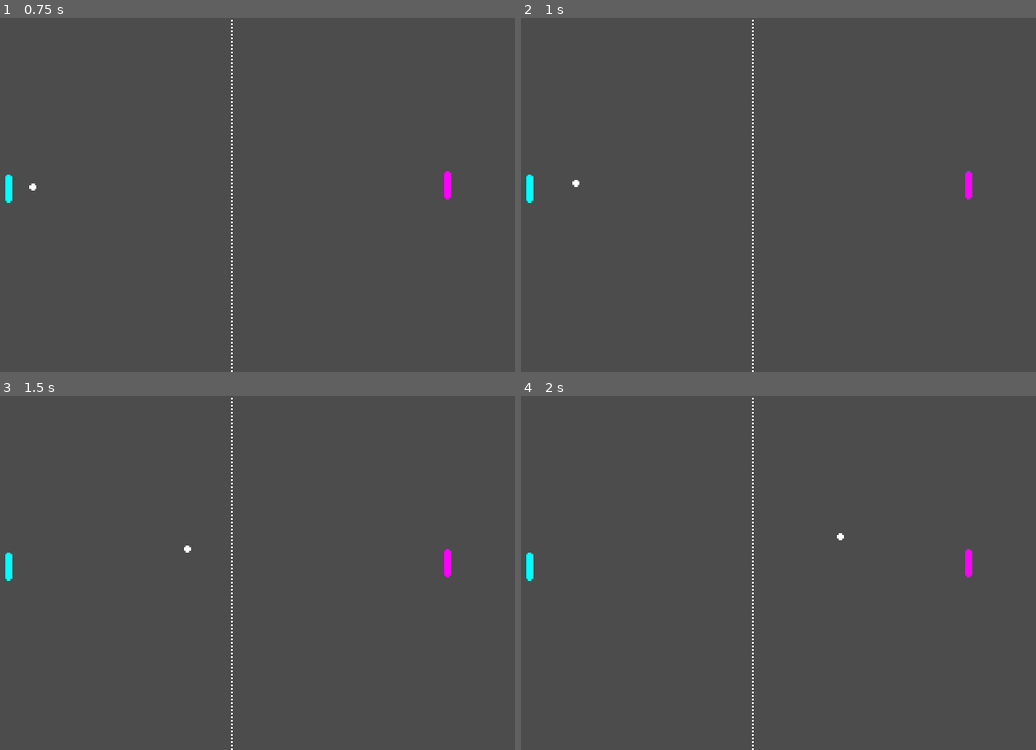
Above: before the commit, frames 1-4 (two rows, left to right).
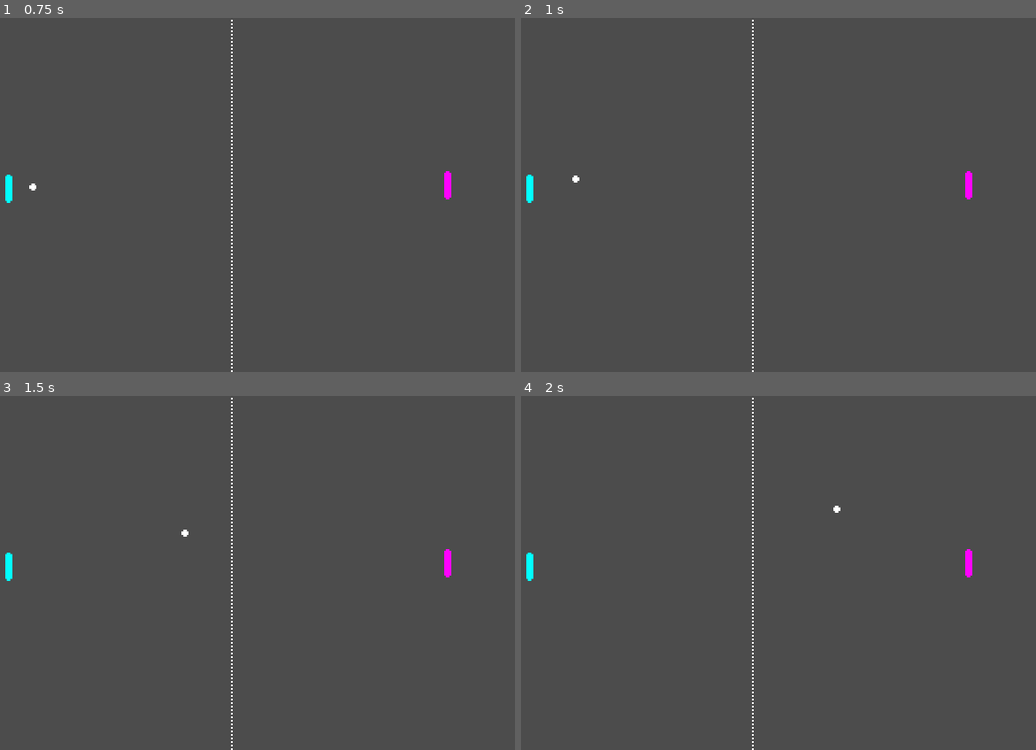
Above: after the commit, the same moments.

Repository: bryal/godot-pong
Game: Godot game, scene res://pong.tscn
Same seed, same stepped clock (60 frames per second), same inputs: the game is played once before the commit and once after it.
Inputs:
- Up to frame 1 (0.75 s): tap Enter at 0.5 s
- Up to frame 2 (1 s): no input
- Up to frame 3 (1.5 s): no input
- Up to frame 4 (2 s): no input

Frame 1 is identical in both runs. In frame 2, less than 0.1% of the frame differs, in the area x 9-12%, y 44-48%; in frame 3, less than 0.1%, in the area x 35-38%, y 37-45%; in frame 4, less than 0.1%.

Commit message:
Sharper angles on paddle bounce

Diff:
--- a/ball.gd
+++ b/ball.gd
@@ -19,7 +19,8 @@
     var dist_from_mid = position.y - area.position.y
     var paddle_height = area.get_node("collision").shape.extents.y
     var rel_dist_from_mid = dist_from_mid / paddle_height
-    direction = Vector2((-1) * sign(direction.x), rel_dist_from_mid).normalized()
+    var dir_y = rel_dist_from_mid * 2
+    direction = Vector2((-1) * sign(direction.x), dir_y).normalized()
 
 func hit_ceiling_floor():
     direction.y = -direction.y
